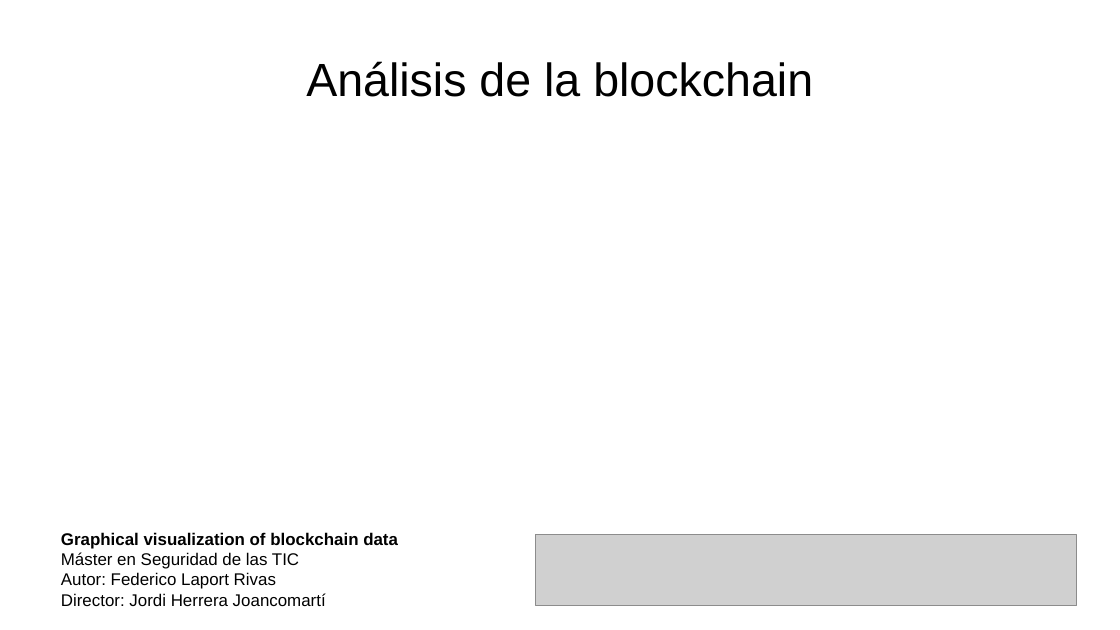
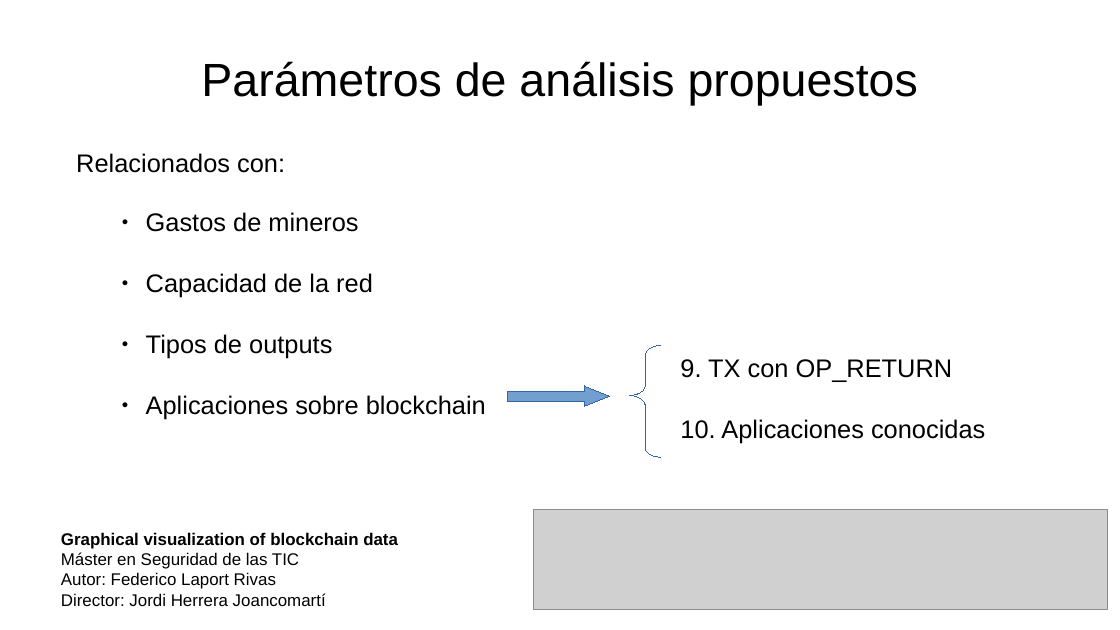
Before and after one commit to acrowise/chainplots, a slide deck: slide 7 of tfm_presentacion.odp (slide 5 before the commit). Drawn at 1120x630 pixels with LibreOffice and Linux fonts; fonts in the diff are those of the drawing; grey boxes stand for pictures. Boxes give left, top, right and bottom in pixels: in the first picture for what was removed or moved away, otherwise in the second. Text is boxed around its words. In the diff, an @@ line names an element or a change of style, - is before the commit and + after.

```diff
--- a/tfm_presentacion.odp
+++ b/tfm_presentacion.odp
@@ title at [201, 61, 918, 105]: text changed @@
-Análisis de la blockchain
+Parámetros de análisis propuestos
@@ text added at [76, 153, 285, 173], 18 pt, text #000000 @@
+Relacionados con:
@@ text added at [146, 212, 486, 420], 18 pt, text #000000 @@
+● Gastos de mineros
+● Capacidad de la red
+● Tipos de outputs
+● Aplicaciones sobre blockchain
@@ freeform shape added at [630, 346, 661, 457], outline #3465A4 0 pt @@
@@ text added at [680, 359, 985, 444], 18 pt, text #000000 @@
+9. TX con OP_RETURN
+10. Aplicaciones conocidas
@@ right arrow added at [508, 386, 610, 407], fill #729FCF, outline #3465A4 0 pt @@
@@ picture: place and size @@
-picture at [536, 536, 1077, 607]
+picture at [534, 510, 1108, 610]
```
Also in this commit, not shown: 14 other slides changed, 2 slides added, 1 other file.
